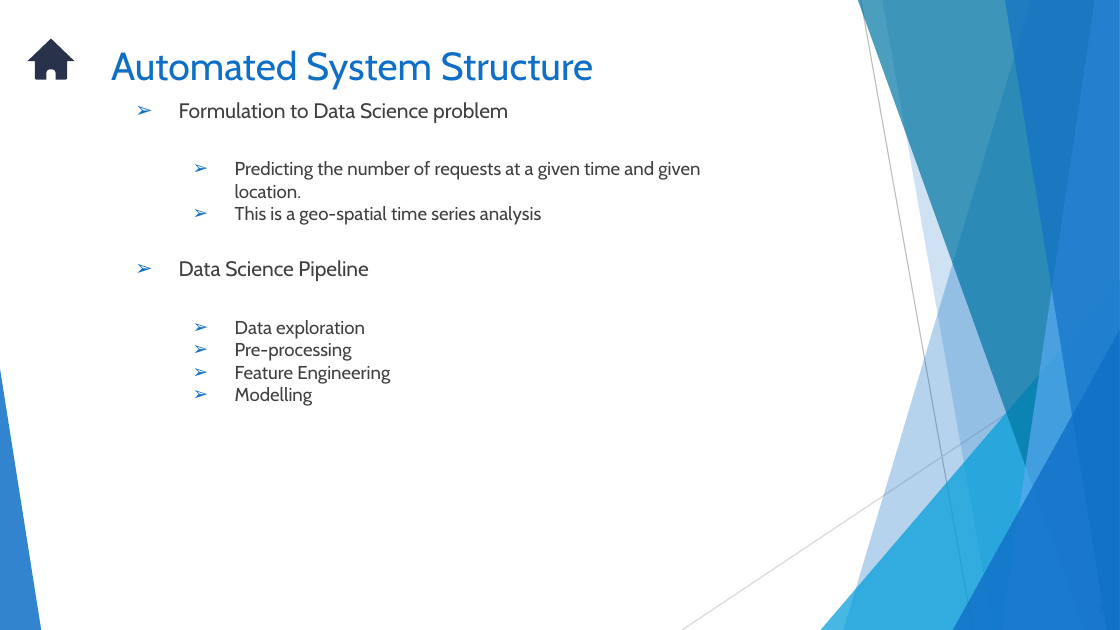
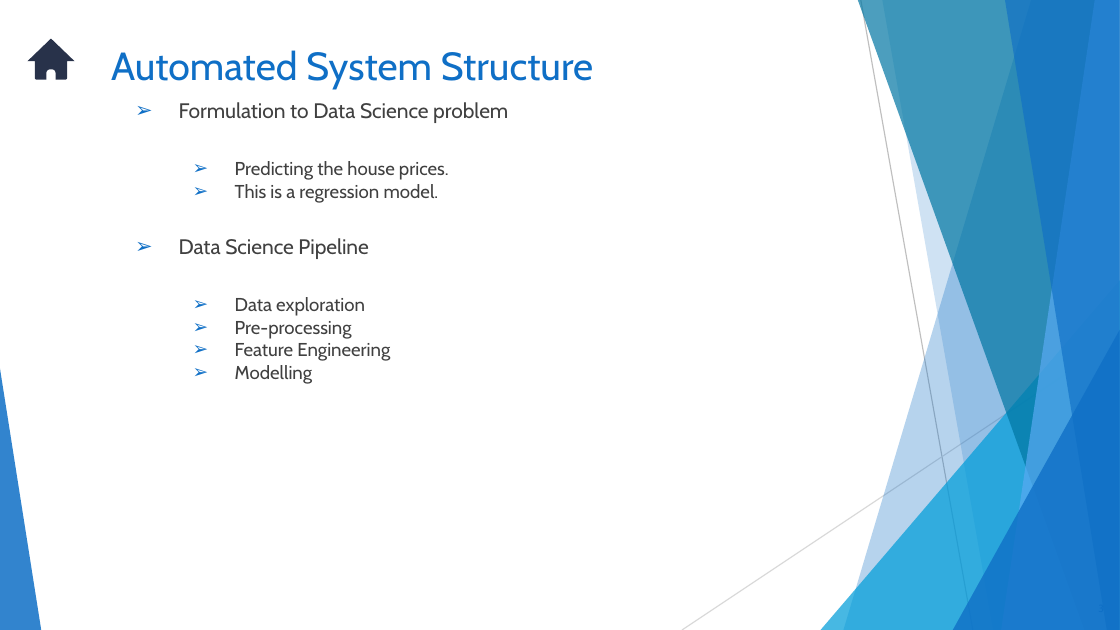
Before and after one commit to vasapranavi/House_Price_Prediction, a slide deck: slide 3 of House_price_prediction.pptx. Drawn at 1120x630 pixels with LibreOffice and Linux fonts; fonts in the diff are those of the drawing. Boxes give left, top, right and bottom in pixels: in the first picture for what was removed or moved away, otherwise in the second. Text is boxed around its words. In the diff, an @@ line names an element or a change of style, - is before the commit and + after.

```diff
--- a/House_price_prediction.pptx
+++ b/House_price_prediction.pptx
@@ text at [235,161,449,203]: text changed @@
-  ➢ Predicting the number of requests at a given time and given location.
-  ➢ This is a geo-spatial time series analysis
+  ➢ Predicting the house prices.
+  ➢ This is a regression model.
```
